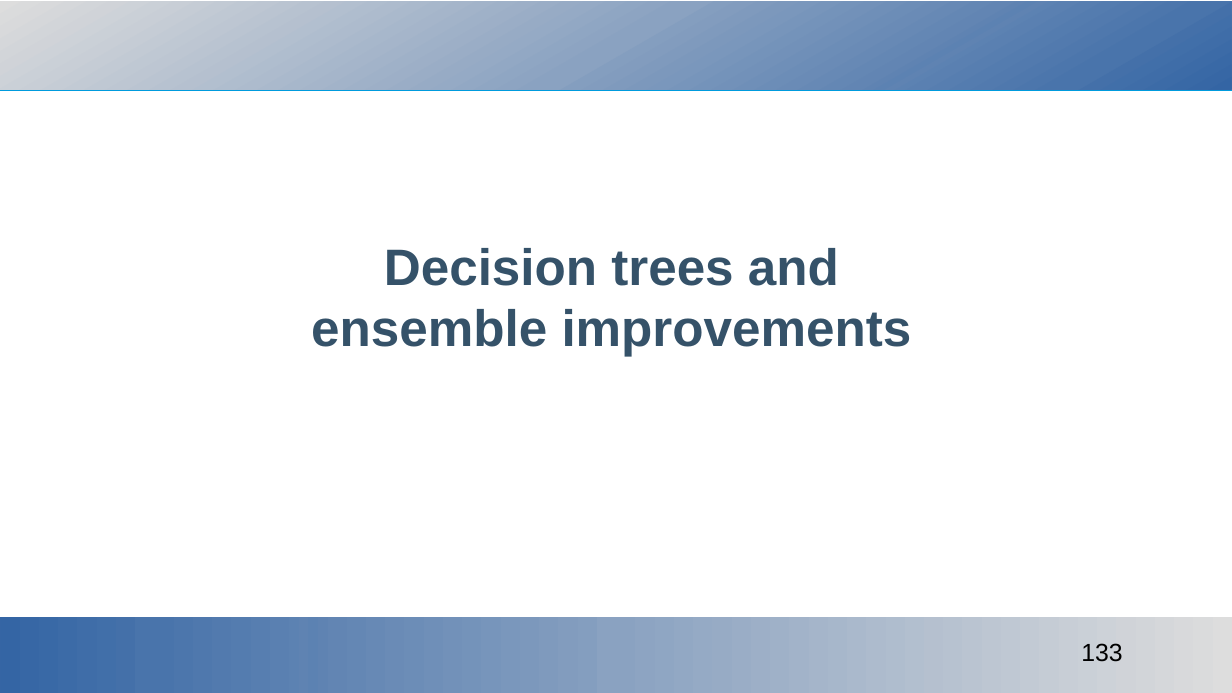
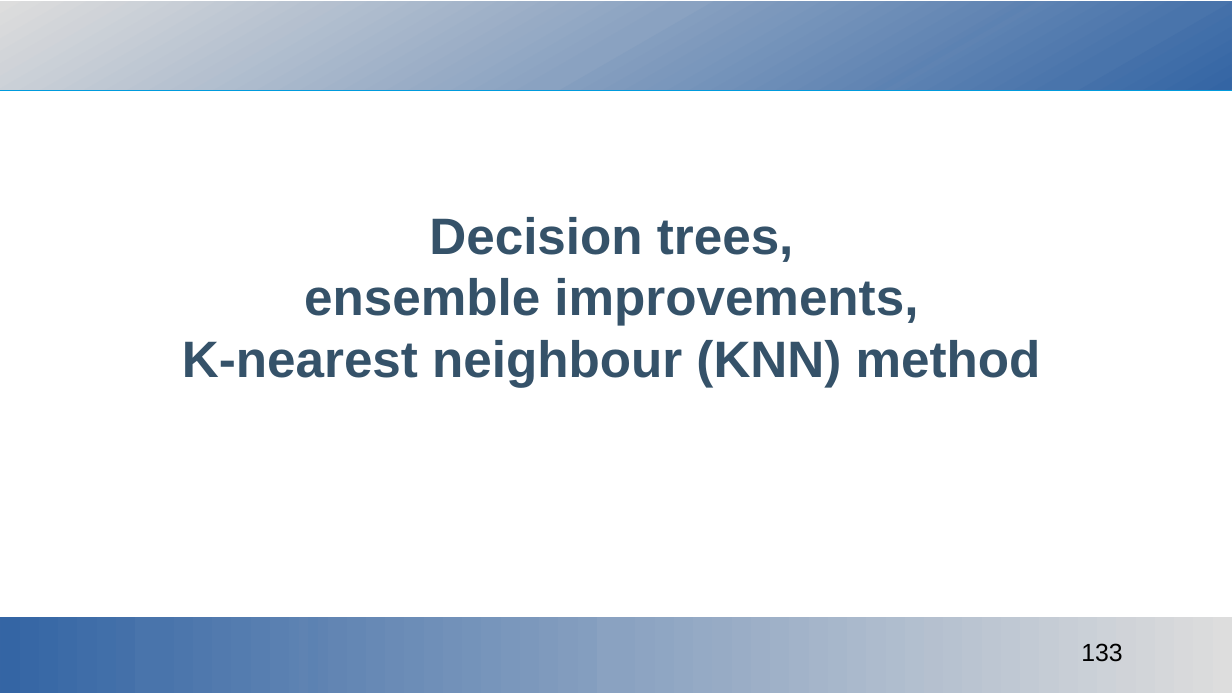
Before and after one commit to ajakovac/ML-in-Practice-I, a slide deck: slide 133 of ML in practice.odp. Drawn at 1232x693 pixels with LibreOffice and Linux fonts; fonts in the diff are those of the drawing; background and template pictures are left out. Boxes give left, top, right and bottom in pixels: in the first picture for what was removed or moved away, otherwise in the second. Text is boxed around its words. In the diff, an @@ line names an element or a change of style, - is before the commit and + after.

```diff
--- a/ML in practice.odp
+++ b/ML in practice.odp
@@ title at (182,217,1041,387): text changed @@
-Decision trees and
-ensemble improvements
+Decision trees,
+ensemble improvements,
+K-nearest neighbour (KNN) method
```
Also in this commit, not shown: 7 other slides changed, 12 slides added, 2 slides removed, 7 other files.
